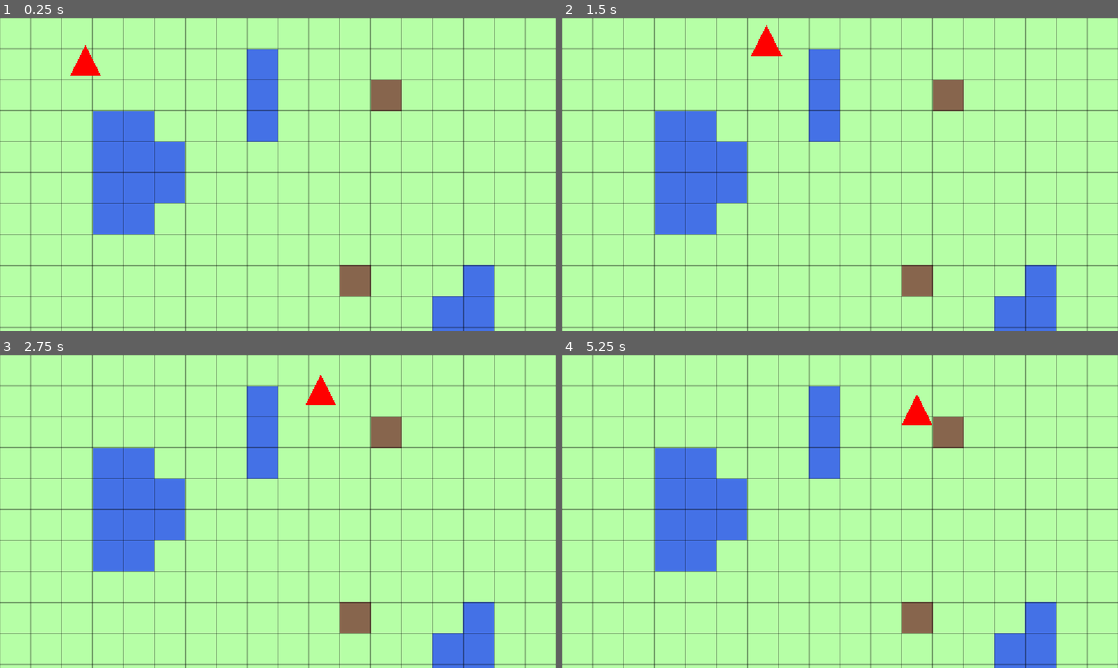
Above: before the commit, frames 1-4 (two rows, left to right).
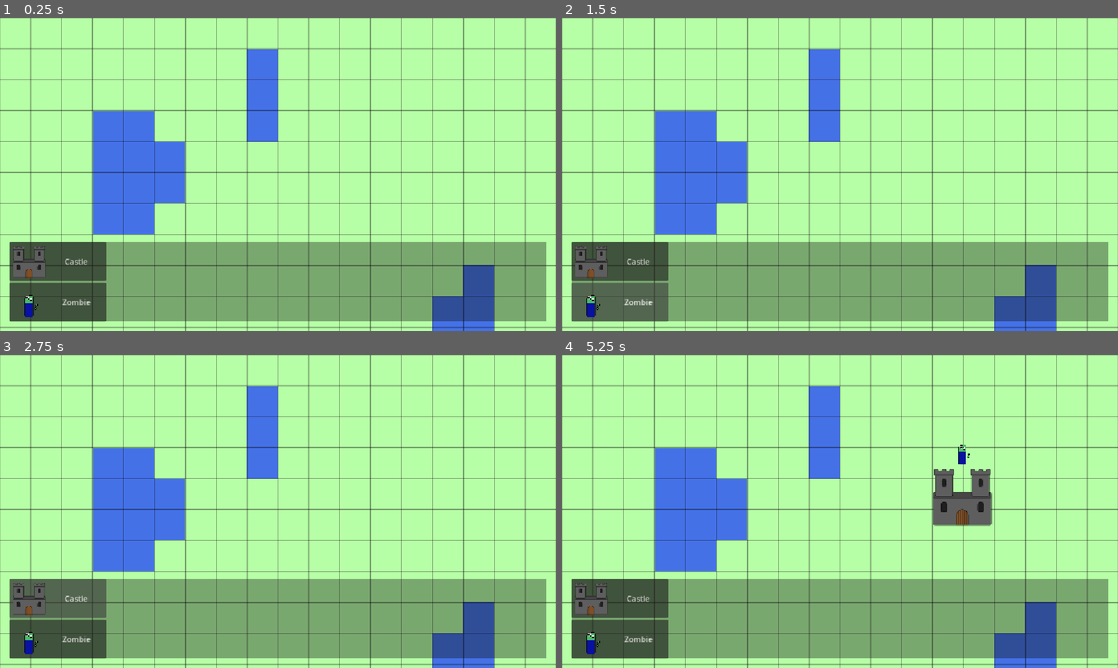
Above: after the commit, the same moments.

Repository: g-santos-m/rts-godot
Game: Godot game, scene res://scenes/main.tscn
The game is run twice, just before and just after one commit, with the same random seed, the same clock (stepped at 60 frames per second) and the same inputs.
Inputs (mouse positions are in pixels of both pictures, inside the frame that each line leads up to):
- Up to frame 1 (0.25 s): no input
- Up to frame 2 (1.5 s): click (617, 262) at 0.5 s, where only the run after the commit has a clickable "Castle"; click (617, 302) at 1.25 s, where only the run after the commit has a clickable "Zombie"
- Up to frame 3 (2.75 s): click (55, 599) at 2 s, where only the run after the commit has a clickable "Castle"
- Up to frame 4 (5.25 s): click (617, 639) at 2.75 s, where only the run after the commit has a clickable "Zombie"; click (617, 599) at 3.5 s, where only the run after the commit has a clickable "Castle"; click (617, 639) at 4.25 s, where only the run after the commit has a clickable "Zombie"; tap Enter at 5 s; move the mouse to (962, 495) at 5.02 s; click (962, 495) at 5.17 s

The runs differ from the first frame. In frame 1, 25% of the frame differs, in the area x 1-99%, y 8-98%; in frame 2, 25%; in frame 3, 25%; in frame 4, 27%, in the area x 1-99%, y 12-98%.

Commit message:
buttons for spawning castle and zombie added in hud

Diff:
--- a/rts-godot-project/scenes/entities/buildings/castle/castle.gd
+++ b/rts-godot-project/scenes/entities/buildings/castle/castle.gd
@@ -1,21 +1,24 @@
 extends StaticBody2D
 
-# Unit stats
+# Estadísticas
 const MAX_HEALTH := 10.0
 
-# Unit state
+static var id := 1
+
+# Estado
 var current_health := MAX_HEALTH
 
-@onready var printer := Printer.new(name)
+@onready var _printer := Printer.new(name)
 
 func _ready() -> void:
-    printer.cprint("has spawned at ", global_position)
+    id += 1
+    _printer.cprint("has spawned at ", global_position)
 
 func take_damage(damage: float) -> void:
     current_health -= damage
     if current_health < 0:
         current_health = 0
-    printer.cprint("has taken ", damage, " damage. Current health is ", current_health, "/", MAX_HEALTH)
+    _printer.cprint("has taken ", damage, " damage. Current health is ", current_health, "/", MAX_HEALTH)
     if current_health == 0:
-        printer.cprint("has been destroyed")
+        _printer.cprint("has been destroyed")
         queue_free()
--- a/rts-godot-project/scenes/entities/buildings/castle/castle.tscn
+++ b/rts-godot-project/scenes/entities/buildings/castle/castle.tscn
@@ -1,13 +1,10 @@
 [gd_scene format=3 uid="uid://cvq7k483siahs"]
 
 [ext_resource type="Script" uid="uid://b4xgary4ibmwp" path="res://scenes/entities/buildings/castle/castle.gd" id="1_58gdu"]
-[ext_resource type="Texture2D" uid="uid://ce2bytfuffq6f" path="res://assets/textures/_test/terrain/hq_tile.png" id="1_ptja1"]
+[ext_resource type="Texture2D" uid="uid://dcd7xkwpw6pqe" path="res://assets/textures/entities/buildings/castle.png" id="2_58gdu"]
 
 [sub_resource type="RectangleShape2D" id="RectangleShape2D_xqses"]
-size = Vector2(64, 64)
-
-[sub_resource type="AtlasTexture" id="AtlasTexture_vrixv"]
-atlas = ExtResource("1_ptja1")
+size = Vector2(128, 128)
 
 [node name="Castle" type="StaticBody2D" unique_id=363965524]
 script = ExtResource("1_58gdu")
@@ -16,4 +13,4 @@
 shape = SubResource("RectangleShape2D_xqses")
 
 [node name="Sprite2D" type="Sprite2D" parent="." unique_id=1907619970]
-texture = SubResource("AtlasTexture_vrixv")
+texture = ExtResource("2_58gdu")
--- a/rts-godot-project/scenes/entities/components/attack_component.gd
+++ b/rts-godot-project/scenes/entities/components/attack_component.gd
@@ -1,4 +1,4 @@
-extends Node2D
+extends Node
 
 # Estadísticas
 var _entity_name: String
@@ -6,10 +6,10 @@
 var _attack_rate: float     # Seguntos entre ataques
 
 # Estado
-var on_cooldown = false
+var _on_cooldown = false
 
-@onready var timer = $Timer
-@onready var printer: Printer
+@onready var _timer = $Timer
+@onready var _printer: Printer
 
 func setup(
     entity_name: String,
@@ -19,19 +19,19 @@
     _entity_name = entity_name
     _attack_damage = attack_damage
     _attack_rate = attack_rate
-    printer = Printer.new(entity_name)
+    _printer = Printer.new(entity_name)
 
 # Called when the node enters the scene tree for the first time.
 func _ready() -> void:
-    timer.one_shot = true
-    timer.timeout.connect(_on_timer_timeout)
+    _timer.one_shot = true
+    _timer.timeout.connect(_on_timer_timeout)
+
+func attack_target(target: CollisionObject2D) -> void:
+    if not _on_cooldown:
+        target.take_damage(_attack_damage)
+        _on_cooldown = true
+        _timer.start(_attack_rate)
+        _printer.cprint("deals ", _attack_damage, " damage to ", target.name)
 
 func _on_timer_timeout() -> void:
-    on_cooldown = false
-
-func attack_target(target: CollisionObject2D) -> void:
-    if not on_cooldown:
-        target.take_damage(_attack_damage)
-        on_cooldown = true
-        timer.start(_attack_rate)
-        printer.cprint("deals ", _attack_damage, " damage to ", target.name)
+    _on_cooldown = false
--- a/rts-godot-project/scenes/entities/enemies/zombie/zombie.gd
+++ b/rts-godot-project/scenes/entities/enemies/zombie/zombie.gd
@@ -5,41 +5,43 @@
 const ATTACK_DAMAGE := 4.0
 const ATTACK_RATE := 1.0      # Segundos entre ataques
 
+static var id := 1
+
 # Estado
-var current_target: CollisionObject2D = null
+var _current_target: CollisionObject2D
 
-@onready var nav_agent := $NavigationAgent2D
-@onready var attack_com := $AttackComponent
+@onready var _nav_agent := $NavigationAgent2D
+@onready var _attack_com := $AttackComponent
 
-@onready var printer := Printer.new(name)
+@onready var _printer := Printer.new(name)
 
 func _ready() -> void:
-    attack_com.setup(name, ATTACK_DAMAGE, ATTACK_RATE)
-
-    printer.cprint("has spawned at ", global_position)
+    id += 1
+    _attack_com.setup(name, ATTACK_DAMAGE, ATTACK_RATE)
+    _printer.cprint("has spawned at ", global_position)
     _set_closest_building()
 
 func _process(delta: float) -> void:
     # Actualiza el objetivo actual. Si no hay objetivo válido, se para.
-    if current_target == null or not is_instance_valid(current_target):
+    if _current_target == null or not is_instance_valid(_current_target):
         _set_closest_building()
-    if current_target == null:
+    if _current_target == null:
         velocity = Vector2.ZERO
         move_and_slide()
         return
 
     # Pasa la posición del objetivo a NavigationAgent2D.
-    nav_agent.target_position = current_target.global_position
+    _nav_agent.target_position = _current_target.global_position
 
     # Si ya ha llegado al objetivo, para y ataca.
-    if nav_agent.is_navigation_finished():
+    if _nav_agent.is_navigation_finished():
         velocity = Vector2.ZERO
-        attack_com.attack_target(current_target)
+        _attack_com.attack_target(_current_target)
         move_and_slide()
         return
 
     # Calcula la siguiente posición.
-    var next_position = nav_agent.get_next_path_position()
+    var next_position = _nav_agent.get_next_path_position()
     var direction = (next_position - global_position).normalized()
     velocity = direction * UNIT_SPEED
     move_and_slide()
@@ -47,7 +49,7 @@
 # Busca el edificio más cercano.
 func _set_closest_building() -> void:
     # Recoge la lista de edificios activos en el mapa.
-    var buildings := get_tree().get_nodes_in_group("buildings")
+    var buildings := get_tree().get_first_node_in_group("buildings").get_children()
 
     # Itera sobre la lista calculando la distancia al edificio.
     var closest_building: StaticBody2D = null
@@ -59,6 +61,6 @@
             shortest_distance = distance
 
     # Asigna el edificio más cercano como objetivo.
-    current_target = closest_building
-    if current_target:
-        printer.cprint("is targeting ", current_target.name, " at ", current_target.global_position)
+    _current_target = closest_building
+    if _current_target:
+        _printer.cprint("is targeting ", _current_target.name, " at ", _current_target.global_position)
--- a/rts-godot-project/scenes/entities/enemies/zombie/zombie.tscn
+++ b/rts-godot-project/scenes/entities/enemies/zombie/zombie.tscn
@@ -2,24 +2,25 @@
 
 [ext_resource type="Script" uid="uid://irhe4i7tuhju" path="res://scenes/entities/enemies/zombie/zombie.gd" id="1_o7d34"]
 [ext_resource type="PackedScene" uid="uid://dn72hx05oapx5" path="res://scenes/entities/components/AttackComponent.tscn" id="2_d6vqm"]
+[ext_resource type="Texture2D" uid="uid://dgqbmosjaxilr" path="res://assets/textures/entities/enemies/zombie0000.png" id="2_rmkjg"]
 
 [sub_resource type="RectangleShape2D" id="RectangleShape2D_o7d34"]
-size = Vector2(64, 64)
+size = Vector2(29, 44)
 
 [node name="Zombie" type="CharacterBody2D" unique_id=917598100]
 script = ExtResource("1_o7d34")
 
 [node name="CollisionShape2D" type="CollisionShape2D" parent="." unique_id=1798760610]
-position = Vector2(0, -32)
+position = Vector2(3.5, -20)
 shape = SubResource("RectangleShape2D_o7d34")
+
+[node name="Sprite2D" type="Sprite2D" parent="." unique_id=327017581]
+position = Vector2(0, -28)
+scale = Vector2(0.125, 0.125)
+texture = ExtResource("2_rmkjg")
 
 [node name="NavigationAgent2D" type="NavigationAgent2D" parent="." unique_id=505472018]
 path_desired_distance = 10.0
-target_desired_distance = 66.0
-
-[node name="Polygon2D" type="Polygon2D" parent="." unique_id=2070017393]
-color = Color(1, 0, 0, 1)
-polygon = PackedVector2Array(1.5258789e-05, -64, -31.999985, 0, 31.999985, 0)
-uv = PackedVector2Array(-149, -77, -216, 24, -92, 24)
+target_desired_distance = 90.0
 
 [node name="AttackComponent" parent="." unique_id=1099593692 instance=ExtResource("2_d6vqm")]
--- a/rts-godot-project/scenes/levels/level_1/level_1.gd
+++ b/rts-godot-project/scenes/levels/level_1/level_1.gd
@@ -1,14 +1,47 @@
-extends Node2D
+extends Node
 
 var zombie_scene := preload("res://scenes/entities/enemies/zombie/zombie.tscn")
+var castle_scene := preload("res://scenes/entities/buildings/castle/castle.tscn")
+
+@onready var hud := $Hud
+@onready var entities := $Entities
+@onready var printer := Printer.new(name)
+
+var _is_placing_castle := false
+var _is_placing_zombie := false
 
 # Called when the node enters the scene tree for the first time.
 func _ready() -> void:
-    var zombie_1 := zombie_scene.instantiate()
-    zombie_1.name = "zombie_1"
-    zombie_1.global_position = Vector2(128, 128)
-    add_child(zombie_1)
+    hud.spawn_unit.connect(_on_spawn_unit)
 
 # Called every frame. 'delta' is the elapsed time since the previous frame.
 func _process(delta: float) -> void:
     pass
+
+func _unhandled_input(event: InputEvent) -> void:
+    if event is InputEventMouseButton:
+        if _is_placing_castle:
+            _spawn_castle(event.global_position)
+            _is_placing_castle = false
+        if _is_placing_zombie:
+            _spawn_zombie(event.global_position)
+            _is_placing_zombie = false
+
+func _on_spawn_unit(unit_name: String) -> void:
+    match unit_name:
+        "castle":
+            _is_placing_castle = true
+        "zombie":
+            _is_placing_zombie = true
+
+func _spawn_castle(position: Vector2) -> void:
+    var castle: Node2D = castle_scene.instantiate()
+    castle.global_position = position
+    castle.name = "castle_%d" % castle.id
+    entities.get_child(0).add_child(castle)
+
+func _spawn_zombie(position: Vector2) -> void:
+    var zombie: Node2D = zombie_scene.instantiate()
+    zombie.global_position = position
+    zombie.name = "zombie_%d" % zombie.id
+    entities.get_child(1).add_child(zombie)
--- a/rts-godot-project/scenes/levels/level_1/level_1.tscn
+++ b/rts-godot-project/scenes/levels/level_1/level_1.tscn
@@ -3,7 +3,7 @@
 [ext_resource type="Script" uid="uid://vok6k4a1mnqt" path="res://scenes/levels/level_1/level_1.gd" id="1_x3ahk"]
 [ext_resource type="Texture2D" uid="uid://uj643yhvmg8n" path="res://assets/textures/_test/terrain/ground_tile.png" id="2_fngju"]
 [ext_resource type="Texture2D" uid="uid://dtfepesyn5ovx" path="res://assets/textures/_test/terrain/water_tile.png" id="2_spwf2"]
-[ext_resource type="PackedScene" uid="uid://cvq7k483siahs" path="res://scenes/entities/buildings/castle/castle.tscn" id="3_5o1mp"]
+[ext_resource type="PackedScene" uid="uid://dl0u8meqcch6i" path="res://scenes/ui/hud/hud.tscn" id="5_7uxs1"]
 
 [sub_resource type="NavigationPolygon" id="NavigationPolygon_spwf2"]
 
@@ -32,17 +32,17 @@
 sources/1 = SubResource("TileSetAtlasSource_5o1mp")
 sources/0 = SubResource("TileSetAtlasSource_7uxs1")
 
-[node name="Level1" type="Node2D" unique_id=448009852]
+[node name="Level1" type="Node" unique_id=915789876]
 script = ExtResource("1_x3ahk")
 
 [node name="TileMapLayer" type="TileMapLayer" parent="." unique_id=1632572855]
 tile_map_data = PackedByteArray("AAAAAAAAAQAAAAAAAAABAAEAAQAAAAAAAAACAAEAAQAAAAAAAAACAAIAAQAAAAAAAAAAAAkAAQAAAAAAAAAAAA …(5104 unchanged characters)…
 tile_set = SubResource("TileSet_5o1mp")
 
-[node name="Entities" type="Node2D" parent="." unique_id=461191781]
+[node name="Entities" type="Node" parent="." unique_id=2087703560]
 
-[node name="Castle1" parent="Entities" unique_id=363965524 groups=["buildings"] instance=ExtResource("3_5o1mp")]
-position = Vector2(800, 160)
+[node name="Buildings" type="Node" parent="Entities" unique_id=1467113235 groups=["buildings"]]
 
-[node name="Castle2" parent="Entities" unique_id=535819820 groups=["buildings"] instance=ExtResource("3_5o1mp")]
-position = Vector2(736, 544)
+[node name="Enemies" type="Node" parent="Entities" unique_id=71795941 groups=["enemies"]]
+
+[node name="Hud" parent="." unique_id=1233428465 instance=ExtResource("5_7uxs1")]
--- /dev/null
+++ b/rts-godot-project/scenes/ui/hud/hud.gd
@@ -0,0 +1,16 @@
+extends CanvasLayer
+
+signal spawn_unit(unit_name: String)
+
+@onready var castle_button := $MarginContainer/PanelContainer/VBoxContainer/CastleButton
+@onready var zombie_button := $MarginContainer/PanelContainer/VBoxContainer/ZombieButton
+
+func _ready() -> void:
+    castle_button.pressed.connect(_on_castle_button_pressed)
+    zombie_button.pressed.connect(_on_zombie_button_pressed)
+
+func _on_castle_button_pressed() -> void:
+    spawn_unit.emit("castle")
+
+func _on_zombie_button_pressed() -> void:
+    spawn_unit.emit("zombie")
--- /dev/null
+++ b/rts-godot-project/scenes/ui/hud/hud.tscn
@@ -0,0 +1,52 @@
+[gd_scene format=3 uid="uid://dl0u8meqcch6i"]
+
+[ext_resource type="Script" uid="uid://bf0jql2brb34d" path="res://scenes/ui/hud/hud.gd" id="1_as3gr"]
+[ext_resource type="Texture2D" uid="uid://dcd7xkwpw6pqe" path="res://assets/textures/entities/buildings/castle.png" id="2_as3gr"]
+[ext_resource type="Texture2D" uid="uid://dgqbmosjaxilr" path="res://assets/textures/entities/enemies/zombie0000.png" id="3_ax4tw"]
+
+[sub_resource type="StyleBoxFlat" id="StyleBoxFlat_7uxs1"]
+bg_color = Color(0.047058824, 0.047058824, 0.047058824, 0.35686275)
+
+[node name="Hud" type="CanvasLayer" unique_id=1233428465]
+follow_viewport_enabled = true
+script = ExtResource("1_as3gr")
+
+[node name="MarginContainer" type="MarginContainer" parent="." unique_id=615350632]
+anchors_preset = 15
+anchor_right = 1.0
+anchor_bottom = 1.0
+grow_horizontal = 2
+grow_vertical = 2
+theme_override_constants/margin_left = 20
+theme_override_constants/margin_top = 20
+theme_override_constants/margin_right = 20
+theme_override_constants/margin_bottom = 20
+
+[node name="PanelContainer" type="PanelContainer" parent="MarginContainer" unique_id=1310094239]
+layout_mode = 2
+size_flags_vertical = 8
+theme_override_styles/panel = SubResource("StyleBoxFlat_7uxs1")
+
+[node name="VBoxContainer" type="VBoxContainer" parent="MarginContainer/PanelContainer" unique_id=115975713]
+layout_mode = 2
+size_flags_horizontal = 0
+size_flags_vertical = 4
+
+[node name="CastleButton" type="Button" parent="MarginContainer/PanelContainer/VBoxContainer" unique_id=1984747519]
+custom_minimum_size = Vector2(200, 80)
+custom_maximum_size = Vector2(200, 80)
+propagate_maximum_size = true
+layout_mode = 2
+size_flags_horizontal = 4
+text = "Castle"
+icon = ExtResource("2_as3gr")
+expand_icon = true
+
+[node name="ZombieButton" type="Button" parent="MarginContainer/PanelContainer/VBoxContainer" unique_id=2026940901]
+custom_minimum_size = Vector2(200, 80)
+custom_maximum_size = Vector2(200, 80)
+propagate_maximum_size = true
+layout_mode = 2
+text = "Zombie"
+icon = ExtResource("3_ax4tw")
+expand_icon = true
Binary file added: rts-godot-project/assets/textures/entities/buildings/castle.png
Not shown, added: rts-godot-project/assets/textures/entities/buildings/castle.png.import
Binary file added: rts-godot-project/assets/textures/entities/enemies/zombie0000.png
Not shown, added: rts-godot-project/assets/textures/entities/enemies/zombie0000.png.import
Not shown, added: rts-godot-project/scenes/ui/hud/hud.gd.uid
